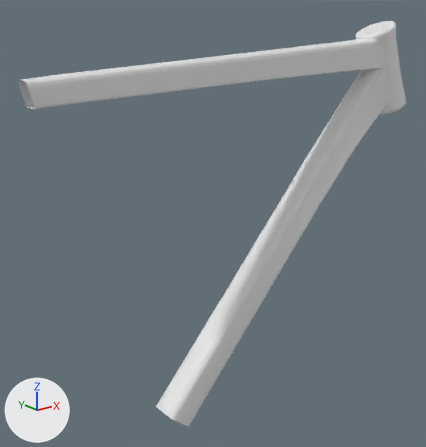
What one commit did to the Blender file main.blend.
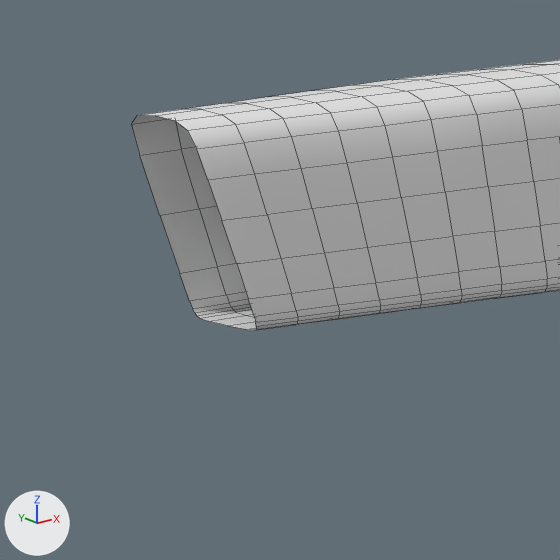
There are two pictures of each version: one whole from a camera (50 mm lens) standing at (-0.458, -0.63, 0.508) and looking at (0.078, 0.04, 0.24), one close up on the part from 0% to 18% of the width and 14% to 31% of the height. The lights are fixed; the arrows at lower left show +X, +Y and +Z. The close-ups show mesh edges as thin lines.

Objects in the first close-up: 'Frame'.
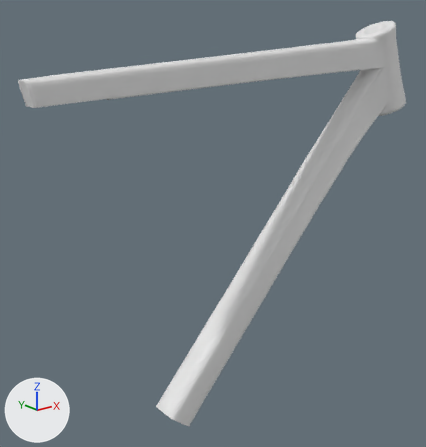
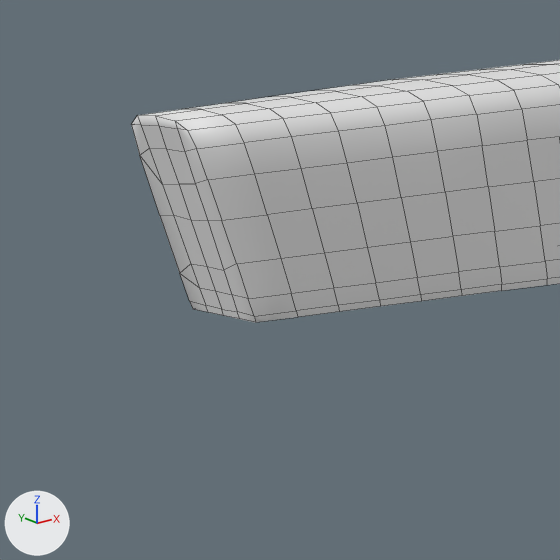
Pixel boxes (x1, y1, x2, y2) of what changed, in the close-ups (560 x 560 px):
'Frame', reshaped
    before: (132, 60, 560, 330)
    after: (132, 60, 560, 322)
part 1 of me_cylinder, built on
    before: (193, 284, 560, 330)
    after: (132, 115, 255, 322)

The change, as a diff of the scene's bpy script:
```diff
--- a/main.blend.py
+++ b/main.blend.py
@@ me_cylinder @@
-me_cylinder.from_pydata(...)  # 1805 vertices, 1794 faces; spans x -0.627..0.059, y -0.029..0.029, z -0.51..0.078
+me_cylinder.from_pydata(...)  # 1885 vertices, 1696 faces, 344 loose edges; spans x -0.627..0.059, y -0.029..0.029, z -0.51..0.078
+# me_cylinder part 1
+# 34 vertices are removed from x -0.619..-0.539, y -0.017..0.017, z -0.023..-0.017
+# 132 faces are deleted
+# 8 vertices in x -0.607..-0.546, y -0.017..0.017, z -0.021..-0.018 move by (0.0, 0.0, -0.01)
+# 8 vertices in x -0.613..-0.546, y -0.016..-0.012, z -0.022..-0.018 move by (0.001, -0.001, -0.023)
+# 6 vertices in x -0.613..-0.546, y -0.015..-0.011, z -0.022..-0.018 move by (0.002, -0.002, -0.036)
+# 5 vertices in x -0.613..-0.546, y 0.012..0.016, z -0.022..-0.018 move by (0.001, 0.001, -0.023)
+# 5 vertices in x -0.583..-0.546, y -0.01, z -0.02..-0.018 move by (0.003, -0.007, -0.053)
+# 5 vertices in x -0.583..-0.546, y 0.01, z -0.02..-0.018 move by (0.003, 0.007, -0.053)
+# 46 vertices move from x -0.619..-0.546, y -0.017..0.017, z -0.023..-0.018 to x -0.616..-0.544, y -0.017..0.017, z -0.084..-0.028
+# 25 vertices are added at x -0.627..-0.53, y -0.017..0.017, z -0.083..0.006
+# 9 new vertices lie (-0.006, -0.001, 0.0) away from vertices in x -0.613..-0.583, y 0.008..0.016, z -0.022..-0.019
+# 10 new vertices lie (0.0, 0.0, -0.008) away from vertices in x -0.607..-0.546, y -0.01..0.014, z -0.074..-0.018
+# 6 new vertices lie (0.007, 0.0, 0.0) away from vertices in x -0.546, y -0.017..0.017, z -0.018
+# 8 new vertices lie (0.001, 0.0, -0.008) away from vertices in x -0.583..-0.536, y -0.017..0.017, z -0.071..-0.019
+# 6 new vertices lie (0.0, 0.006, 0.0) away from vertices in x -0.623..-0.613, y -0.012..0.007, z -0.023..-0.007
+# 6 new vertices lie (0.0, 0.006, 0.0) away from vertices in x -0.623..-0.616, y -0.006..0.0, z -0.084..-0.007
+# 6 new vertices lie (0.0, 0.006, 0.0) away from vertices in x -0.623..-0.616, y 0.0..0.006, z -0.084..-0.007
+# 6 new vertices lie (-0.001, 0.0, 0.018) away from vertices in x -0.616..-0.536, y -0.017..0.017, z -0.076..-0.022
+# 6 new vertices lie (0.007, 0.0, 0.0) away from vertices in x -0.557..-0.535, y -0.017..0.017, z -0.08..-0.053
+# 5 new vertices lie (-0.001, 0.0, 0.012) away from vertices in x -0.617, y -0.012..0.012, z -0.058
+# 5 new vertices lie (0.0, 0.008, 0.0) away from vertices in x -0.532..-0.528, y -0.017, z -0.079..-0.016
+# 5 new vertices lie (0.0, 0.009, 0.0) away from vertices in x -0.532..-0.528, y -0.009, z -0.079..-0.016
+# 5 new vertices lie (0.001, 0.0, -0.017) away from vertices in x -0.613..-0.53, y -0.017..0.017, z -0.053..-0.022
+# 6 new vertices lie (0.0, -0.008, 0.0) away from vertices in x -0.532..-0.528, y 0.017, z -0.079..-0.016
+# 344 loose edges are added
+# 30 new faces join them, smooth
+# 4 new faces join them
```
